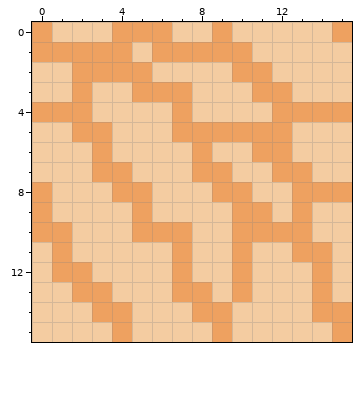
Pixel-art sprite, stored at space-planet-sandbox/space-planet-sandbox/Content/sand.png. Above, as it was before the edit.
Rulers count pixels.
New version:
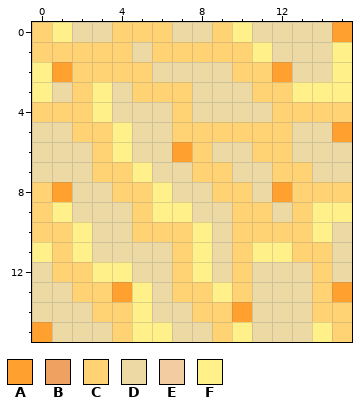
Palette (. is transparent): A #ffa02f  B #eea160  C #ffd274  D #edd9a4  E #f4cca1  F #fff089
Commit message: a functioning hotbar with placeable sand tiles
Change:
file 160x160 -> 16x16 pixels (blocks of 10x10 -> 1x1; one block is one cell here)
Changed rows in their new state; - is an unchanged pixel.
first column x 0:
 0 CFDDCCCDDCFDDDDA
 1 CCCCCDCCCCCFDDDF
 2 FACCCCDDDDCCADDF
 3 FDCFDCCCDDDCCFFF
 4 CCCFDDDCDDDDCCCC
 5 DDCCFDDCCCCCCDDA
 6 DDDCFDDACDDCCDDD
 7 DDDCCFDDCCDDCCDD
 8 CADDCCFDDCCDACCC
 9 CFDDDCFFDDCCDCFF
10 CCFDDCCCFDCCCCFD
11 FCFDDDDCFDCFFCCD
12 DCCFFDDCFDCDDDCD
13 DDCCAFDCCFCDDDCA
14 DDDCCFDDCCADDDCC
15 ADDDCFFDDCFDDDFC
Boxes around the changes in both pictures, in picture pixels (x1, y1, x2, y2):
changed: (32, 22, 352, 342)
